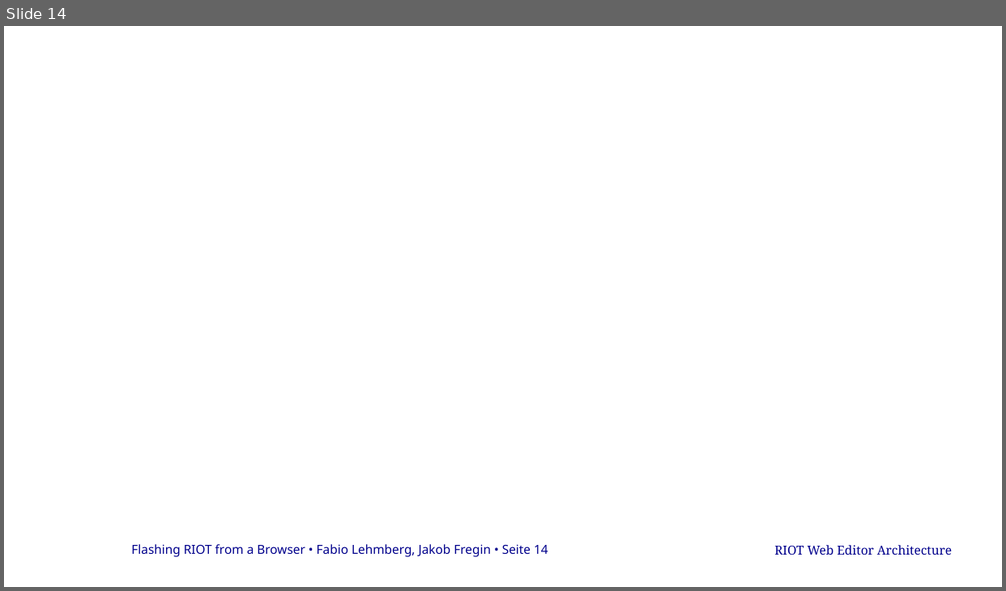
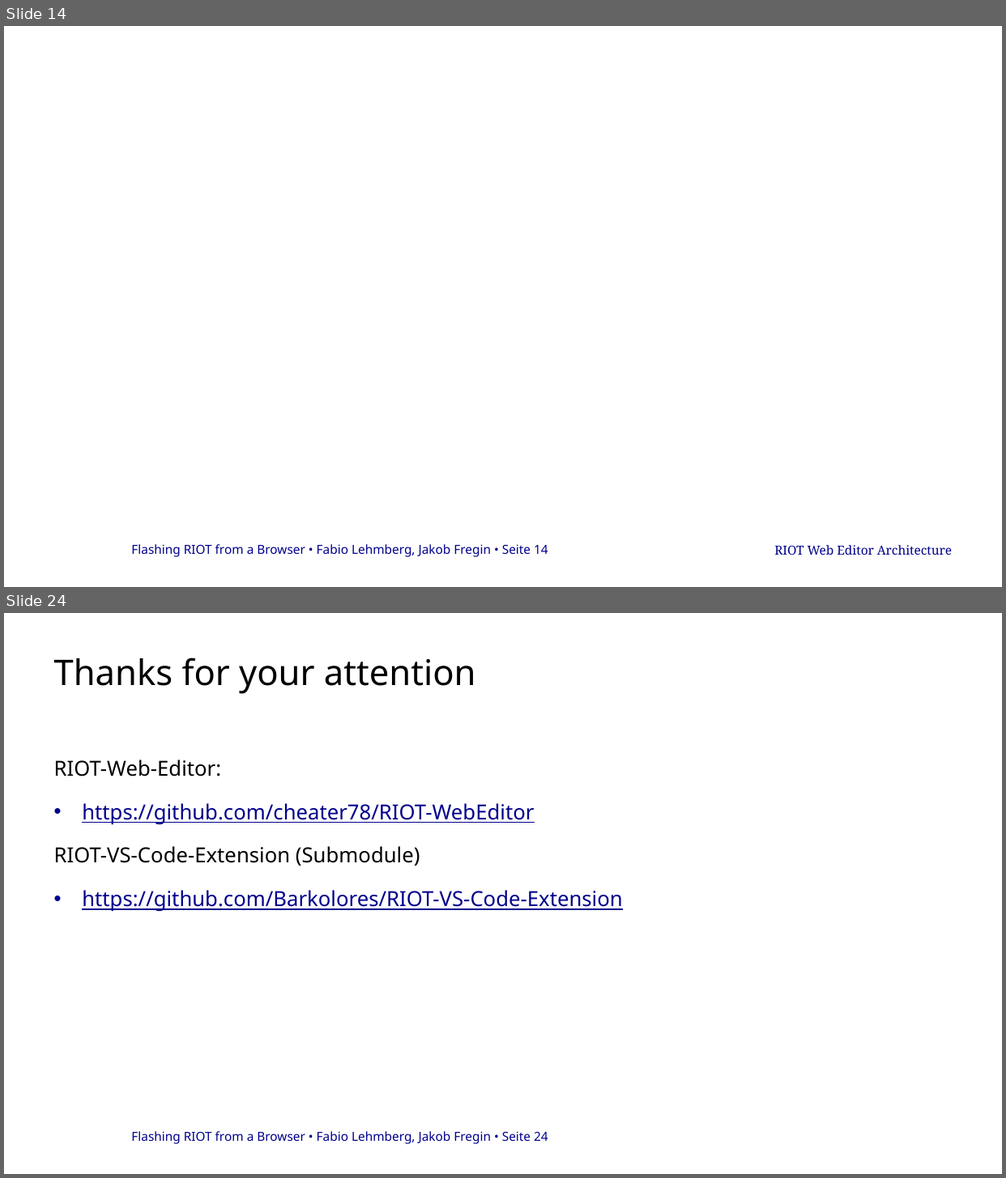
Before and after one commit to cheater78/RIOT-WebEditor, a slide deck: docs/project-log/RIoTPresentation.pptx. Shown one above the other, each under a label of ours: slide 14 before the commit, slides 14 and 24 after it; the slides between them are not shown. The pictures are 1006x591 and 1006x1178 pixels, drawn with LibreOffice and Linux fonts; fonts in the diff are those of the drawing; background and template pictures are left out. Boxes give left, top, right and bottom in pixels: in the first picture for what was removed or moved away, otherwise in the second. Text is boxed around its words. In the diff, an @@ line names an element or a change of style, - is before the commit and + after.

```diff
--- a/docs/project-log/RIoTPresentation.pptx
+++ b/docs/project-log/RIoTPresentation.pptx
@@ slide 24 added at (4,613,1002,1174), background #FFFFFF; not listed: 1 template element that a slide beside it also shows @@
@@ title added at (54,658,476,694), 34 pt, text #000000 @@
+Thanks for your attention
@@ text added at (54,760,623,911), 20 pt, text #00008C, underline @@
+RIOT-Web-Editor:
+• https://github.com/cheater78/RIOT-WebEditor
+RIOT-VS-Code-Extension (Submodule)
+• https://github.com/Barkolores/RIOT-VS-Code-Extension
```
Also in this commit, not shown: 12 other slides added, 14 slides removed, 2 other files.
